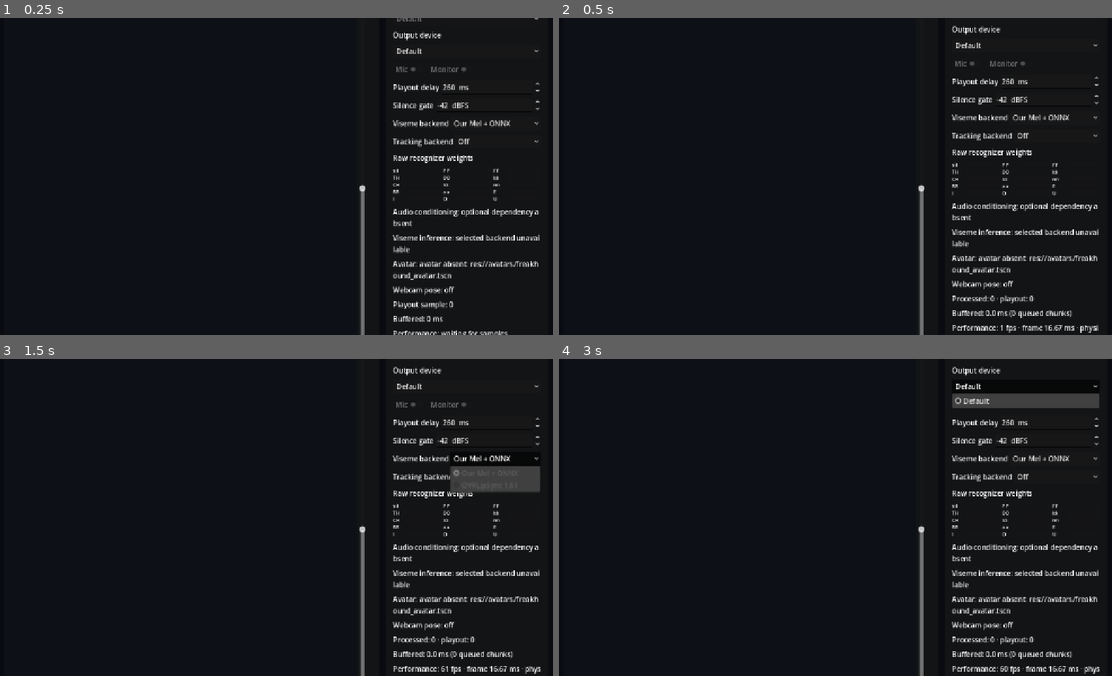
Above: before the commit, frames 1-4 (two rows, left to right).
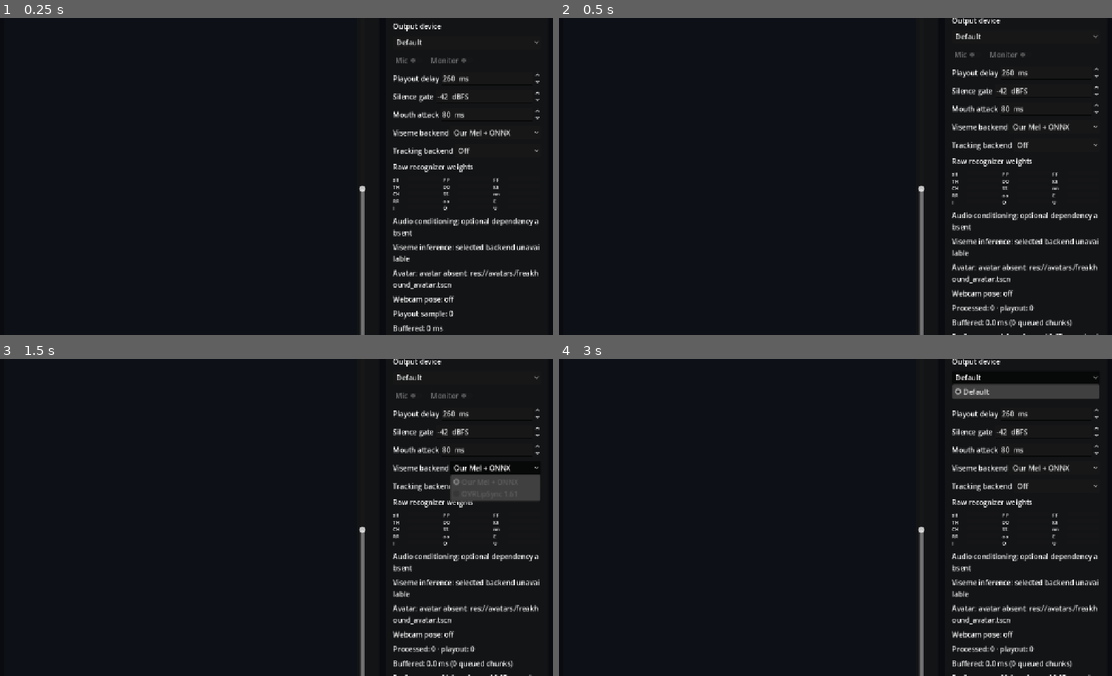
Above: after the commit, the same moments.

Repository: goatchurchprime/godot-vtuber
Game: Godot game, scene res://main.tscn
Same seed, same stepped clock (60 frames per second), same inputs: the game is played once before the commit and once after it.
Inputs:
- Up to frame 1 (0.25 s): no input
- Up to frame 2 (0.5 s): no input
- Up to frame 3 (1.5 s): click "Default" at 0.5 s; click "Our Mel + ONNX" at 1.25 s
- Up to frame 4 (3 s): click "Off" at 2 s; click "Default" at 2.75 s

The runs differ from the first frame. In frame 1, 6.1% of the frame differs, in the area x 64-98%, y 0-100%; in frame 2, 6.5%; in frame 3, 7.1%; in frame 4, 7.9%.

Commit message:
Add canonical arm solving and avatar IK

Diff:
--- a/main.tscn
+++ b/main.tscn
@@ -172,6 +172,23 @@
 value = -42.0
 suffix = " dBFS"
 
+[node name="AttackRow" type="HBoxContainer" parent="Margin/Rows/Columns/Diagnostics/Margin/Rows"]
+layout_mode = 2
+
+[node name="Label" type="Label" parent="Margin/Rows/Columns/Diagnostics/Margin/Rows/AttackRow"]
+layout_mode = 2
+text = "Mouth attack"
+
+[node name="MouthAttack" type="SpinBox" parent="Margin/Rows/Columns/Diagnostics/Margin/Rows/AttackRow"]
+unique_name_in_owner = true
+layout_mode = 2
+size_flags_horizontal = 3
+tooltip_text = "Time for mouth shapes to open; larger values soften sudden attacks"
+max_value = 500.0
+step = 5.0
+value = 80.0
+suffix = " ms"
+
 [node name="BackendRow" type="HBoxContainer" parent="Margin/Rows/Columns/Diagnostics/Margin/Rows" unique_id=1874100732]
 layout_mode = 2
 
--- a/src/avatar/avatar_driver.gd
+++ b/src/avatar/avatar_driver.gd
@@ -32,6 +32,8 @@
 @export_file("*.vrm", "*.tscn", "*.scn", "*.glb", "*.gltf") var avatar_path := "res://avatars/freakhound_avatar.tscn"
 @export_range(0.0, 4.0, 0.05, "or_greater") var spring_stiffness_multiplier := 1.5
 @export_range(0.0, 3.0, 0.05, "or_greater") var spring_drag_multiplier := 1.25
+@export_range(0.0, 500.0, 5.0, "or_greater") var mouth_attack_ms := 80.0
+@export_range(0.0, 500.0, 5.0, "or_greater") var mouth_release_ms := 45.0
 
 var status := "no avatar"
 var _meshes: Array[MeshInstance3D] = []
@@ -40,10 +42,34 @@
 var _skeleton: Skeleton3D
 var _head_bone := -1
 var _head_rest_rotation := Quaternion.IDENTITY
+var _target_visemes := PackedFloat32Array()
+var _displayed_visemes := PackedFloat32Array()
+var _head_reference_position := Vector3.ZERO
+var _arm_ik: Dictionary = {}
 
 
 func _ready() -> void:
 	load_avatar(avatar_path)
+	set_process(true)
+
+
+func _process(delta: float) -> void:
+	if _target_visemes.is_empty():
+		return
+	if _displayed_visemes.size() != _target_visemes.size():
+		_displayed_visemes = _target_visemes.duplicate()
+	var changed := false
+	for index in _target_visemes.size():
+		var target := _target_visemes[index]
+		var current := _displayed_visemes[index]
+		var time_ms := mouth_attack_ms if target > current else mouth_release_ms
+		var alpha := 1.0 if time_ms <= 0.0 else 1.0 - exp(-delta * 1000.0 / time_ms)
+		var next := lerpf(current, target, alpha)
+		if not is_equal_approx(next, current):
+			changed = true
+		_displayed_visemes[index] = next
+	if changed:
+		_apply_viseme_weights(_displayed_visemes)
 
 
 func load_avatar(path: String) -> bool:
@@ -79,6 +105,31 @@
 			break
 	if _head_bone >= 0:
 		_head_rest_rotation = _skeleton.get_bone_pose_rotation(_head_bone)
+		_head_reference_position = _skeleton.get_bone_global_pose(_head_bone).origin
+	_configure_arm_ik()
+
+
+func _configure_arm_ik() -> void:
+	_arm_ik.clear()
+	if _skeleton == null:
+		return
+	for side: String in ["left", "right"]:
+		var title := side.capitalize()
+		var root_name := StringName("%sUpperArm" % title)
+		var tip_name := StringName("%sHand" % title)
+		if _skeleton.find_bone(root_name) < 0 or _skeleton.find_bone(tip_name) < 0:
+			continue
+		var ik := SkeletonIK3D.new()
+		ik.name = "%sArmIK" % title
+		ik.root_bone = root_name
+		ik.tip_bone = tip_name
+		ik.override_tip_basis = false
+		ik.use_magnet = true
+		ik.max_iterations = 12
+		ik.min_distance = 0.002
+		_skeleton.add_child(ik)
+		ik.start()
+		_arm_ik[side] = ik
 
 
 func _find_skeleton(node: Node) -> Skeleton3D:
@@ -181,6 +232,13 @@
 
 
 func set_visemes(weights: PackedFloat32Array) -> void:
+	_target_visemes = weights.duplicate()
+	if _displayed_visemes.size() != weights.size():
+		_displayed_visemes = weights.duplicate()
+		_apply_viseme_weights(_displayed_visemes)
+
+
+func _apply_viseme_weights(weights: PackedFloat32Array) -> void:
 	for mesh_index in _meshes.size():
 		var mesh := _meshes[mesh_index]
 		var indices := _shape_indices[mesh_index]
@@ -197,22 +255,52 @@
 	var has_head_rotation := false
 	var quaternion_value: Variant = frame.landmarks.get("head_rotation_quaternion", [])
 	if quaternion_value is Array and quaternion_value.size() == 4:
-		head_rotation = Quaternion(
+		var tracked_rotation := Quaternion(
 			float(quaternion_value[0]), float(quaternion_value[1]),
 			float(quaternion_value[2]), float(quaternion_value[3])
 		).normalized()
+		var tracked_euler := tracked_rotation.get_euler()
+		tracked_euler.x = -tracked_euler.x
+		head_rotation = Quaternion.from_euler(tracked_euler)
 		has_head_rotation = true
 	else:
 		var rotation_value: Variant = frame.landmarks.get("head_rotation_degrees", [])
 		if rotation_value is Array and rotation_value.size() == 3:
 			head_rotation = Quaternion.from_euler(Vector3(
-				deg_to_rad(float(rotation_value[0])),
+				-deg_to_rad(float(rotation_value[0])),
 				deg_to_rad(float(rotation_value[1])),
 				deg_to_rad(float(rotation_value[2])),
 			))
 			has_head_rotation = true
 	if has_head_rotation and _skeleton != null and _head_bone >= 0:
 		_skeleton.set_bone_pose_rotation(_head_bone, _head_rest_rotation * head_rotation)
+	_apply_arm_pose(frame.landmarks, "left")
+	_apply_arm_pose(frame.landmarks, "right")
 	var shoulder_value: Variant = frame.landmarks.get("shoulder_center", [])
 	if shoulder_value is Array and shoulder_value.size() >= 1:
 		_avatar_root.position.x = clampf(float(shoulder_value[0]), -0.25, 0.25)
+
+
+func _apply_arm_pose(landmarks: Dictionary, side: String) -> void:
+	var ik := _arm_ik.get(side) as SkeletonIK3D
+	if ik == null:
+		return
+	var hand_value: Variant = landmarks.get("%s_hand" % side, {})
+	var elbow_value: Variant = landmarks.get("%s_elbow" % side, [])
+	if not hand_value is Dictionary or not elbow_value is Array or elbow_value.size() != 3:
+		return
+	var position_value: Variant = hand_value.get("position", [])
+	if not position_value is Array or position_value.size() != 3:
+		return
+	var hand_position := _map_human_position(position_value)
+	var elbow_position := _map_human_position(elbow_value)
+	ik.target = Transform3D(Basis.IDENTITY, hand_position)
+	ik.magnet = elbow_position
+
+
+func _map_human_position(value: Array) -> Vector3:
+	# Mirror the XR user's depth into the front-facing broadcast avatar while
+	# retaining screen-left/right and vertical motion.
+	return _head_reference_position + Vector3(
+		float(value[0]), float(value[1]), -float(value[2])
+	)
--- a/src/main.gd
+++ b/src/main.gd
@@ -13,6 +13,7 @@
 const MediaPipeUdpAdapterScript := preload("res://src/tracking/mediapipe_udp_adapter.gd")
 const SyntheticTrackingAdapterScript := preload("res://src/tracking/synthetic_tracking_adapter.gd")
 const OpenXRTrackingAdapterScript := preload("res://src/tracking/openxr_tracking_adapter.gd")
+const HumanArmSolverScript := preload("res://src/tracking/human_arm_solver.gd")
 const GATE_HYSTERESIS_DB := 6.0
 const GATE_RELEASE_CHUNKS := 6
 const DIAGNOSTIC_INTERVAL_SEC := 0.25
@@ -30,6 +31,7 @@
 @onready var monitor: CheckButton = %Monitor
 @onready var delay: SpinBox = %Delay
 @onready var gate_db: SpinBox = %GateDb
+@onready var mouth_attack: SpinBox = %MouthAttack
 @onready var backend_selector: OptionButton = %Backend
 @onready var tracking_selector: OptionButton = %TrackingBackend
 @onready var input_device: OptionButton = %InputDevice
@@ -67,6 +69,7 @@
 var analysis_resampler_needs_reset := true
 var _diagnostic_elapsed := 0.0
 var xr_submission_viewport: SubViewport
+var human_arm_solver := HumanArmSolverScript.new()
 
 
 func _ready() -> void:
@@ -81,6 +84,8 @@
 	microphone.toggled.connect(_set_microphone_enabled)
 	monitor.toggled.connect(_set_monitor_enabled)
 	delay.value_changed.connect(_restart_playout.bind())
+	mouth_attack.value_changed.connect(_set_mouth_attack)
+	_set_mouth_attack(mouth_attack.value)
 	input_device.item_selected.connect(_select_input_device)
 	output_device.item_selected.connect(_select_output_device)
 	avatar_y.value_changed.connect(_set_avatar_height)
@@ -238,8 +243,13 @@
 	avatar_anchor.position.y = height
 
 
+func _set_mouth_attack(duration_ms: float) -> void:
+	avatar.mouth_attack_ms = duration_ms
+
+
 func _on_pose_received(frame: Variant) -> void:
 	latest_pose_timestamp_usec = frame.timestamp_usec
+	human_arm_solver.enrich(frame)
 	avatar.set_pose(frame)
 
 
--- /dev/null
+++ b/src/tracking/human_arm_solver.gd
@@ -0,0 +1,58 @@
+class_name HumanArmSolver
+extends RefCounted
+
+## Reconstructs a stable, canonical human arm before avatar retargeting.
+## OpenXR joint bases are observations; positions define this rig's geometry.
+
+var shoulder_half_width := 0.19
+var shoulder_drop := 0.23
+var upper_arm_length := 0.30
+var forearm_length := 0.27
+
+
+func enrich(frame: Variant) -> void:
+	_solve_side(frame.landmarks, "left", -1.0)
+	_solve_side(frame.landmarks, "right", 1.0)
+
+
+func _solve_side(landmarks: Dictionary, side: String, sign_x: float) -> void:
+	var hand_value: Variant = landmarks.get("%s_hand" % side, {})
+	if not hand_value is Dictionary:
+		return
+	var wrist_value: Variant = hand_value.get("position", [])
+	if not wrist_value is Array or wrist_value.size() != 3:
+		return
+	var shoulder := Vector3(sign_x * shoulder_half_width, -shoulder_drop, 0.0)
+	var wrist := Vector3(float(wrist_value[0]), float(wrist_value[1]), float(wrist_value[2]))
+	var elbow := solve_elbow(shoulder, wrist, sign_x)
+	landmarks["%s_shoulder" % side] = _vector3_array(shoulder)
+	landmarks["%s_elbow" % side] = _vector3_array(elbow)
+
+
+func solve_elbow(shoulder: Vector3, wrist: Vector3, sign_x: float) -> Vector3:
+	var shoulder_to_wrist := wrist - shoulder
+	var distance := clampf(
+		shoulder_to_wrist.length(),
+		absf(upper_arm_length - forearm_length) + 0.001,
+		upper_arm_length + forearm_length - 0.001,
+	)
+	var forward := shoulder_to_wrist.normalized()
+	if forward.is_zero_approx():
+		forward = Vector3.DOWN
+	var along := (
+		upper_arm_length * upper_arm_length
+		- forearm_length * forearm_length
+		+ distance * distance
+	) / (2.0 * distance)
+	var height := sqrt(maxf(0.0, upper_arm_length * upper_arm_length - along * along))
+	# Elbows prefer outwards and slightly behind the palms. Projecting this
+	# reference off the shoulder/wrist line gives the deterministic pole plane.
+	var pole_reference := Vector3(sign_x, -0.35, 0.45).normalized()
+	var pole := (pole_reference - forward * pole_reference.dot(forward)).normalized()
+	if pole.is_zero_approx():
+		pole = Vector3(sign_x, 0.0, 0.0)
+	return shoulder + forward * along + pole * height
+
+
+func _vector3_array(value: Vector3) -> Array[float]:
+	return [value.x, value.y, value.z]
--- a/src/tracking/openxr_tracking_adapter.gd
+++ b/src/tracking/openxr_tracking_adapter.gd
@@ -99,6 +99,7 @@
 				break
 	if not valid:
 		return
+	hand_transform = _origin_head.affine_inverse() * hand_transform
 	frame.landmarks[key] = _transform_dictionary(hand_transform)
 	frame.confidence[key] = 1.0
 	_tracked_hands += 1
--- /dev/null
+++ b/tests/human_arm_solver_smoke.gd
@@ -0,0 +1,15 @@
+extends SceneTree
+
+const SolverScript := preload("res://src/tracking/human_arm_solver.gd")
+
+
+func _init() -> void:
+	var solver := SolverScript.new()
+	var shoulder := Vector3(-0.19, -0.23, 0.0)
+	var wrist := Vector3(-0.48, -0.38, -0.15)
+	var elbow: Vector3 = solver.solve_elbow(shoulder, wrist, -1.0)
+	assert(absf(shoulder.distance_to(elbow) - solver.upper_arm_length) < 0.001)
+	assert(absf(elbow.distance_to(wrist) - solver.forearm_length) < 0.001)
+	assert(elbow.x < shoulder.x, "left elbow pole should point outwards")
+	print("HUMAN_ARM_SOLVER_OK elbow=", elbow)
+	quit()
--- a/tests/main_scene_smoke.gd
+++ b/tests/main_scene_smoke.gd
@@ -1,4 +1,7 @@
 extends SceneTree
+
+const PoseFrameScript := preload("res://src/tracking/pose_frame.gd")
+const HumanArmSolverScript := preload("res://src/tracking/human_arm_solver.gd")
 
 
 func _init() -> void:
@@ -18,6 +21,9 @@
 	var avatar: Node = main.avatar
 	assert(avatar.status.begins_with("avatar ready"), avatar.status)
 	assert(main.avatar_y != null)
+	assert(main.mouth_attack != null)
+	main.mouth_attack.value = 135.0
+	assert(is_equal_approx(avatar.mouth_attack_ms, 135.0))
 	assert(Engine.max_fps == 60)
 	assert(main.performance_status != null)
 	assert(main.tracking_selector.item_count == 4)
@@ -31,6 +37,19 @@
 	assert(springs.size() == 3, "expected two ear springs and one hair spring")
 	assert(float(springs[0].stiffness_scale) > 1.1, "ear spring tuning was not applied: %s" % springs[0].stiffness_scale)
 	assert(float(springs[2].stiffness_scale) > 0.8, "hair spring tuning was not applied: %s" % springs[2].stiffness_scale)
+	assert(avatar._arm_ik.size() == 2, "expected standard IK chains for both arms")
+	var pose = PoseFrameScript.new(1)
+	pose.landmarks = {
+		"head_rotation_quaternion": [sin(0.1), 0.0, 0.0, cos(0.1)],
+		"left_hand": {"position": [-0.45, -0.38, -0.12]},
+	}
+	HumanArmSolverScript.new().enrich(pose)
+	avatar.set_pose(pose)
+	var head_delta: Quaternion = avatar._head_rest_rotation.inverse() * avatar._skeleton.get_bone_pose_rotation(avatar._head_bone)
+	assert(head_delta.get_euler().x < 0.0, "tracked nod pitch should be mirrored")
+	var left_ik: SkeletonIK3D = avatar._arm_ik.left
+	assert(left_ik.target.origin.x < avatar._head_reference_position.x)
+	assert(left_ik.use_magnet)
 	var environment: WorldEnvironment = main.get_node("Margin/Rows/Columns/Preview/PreviewLayout/ViewportContainer/Viewport/Studio/Environment")
 	assert(environment.environment.ambient_light_energy <= 0.25, "studio ambient light is still over-bright")
 	print("Main scene ready | %s | %s" % [stream.status, avatar.status])
Not shown, changed: docs/ARCHITECTURE.md
